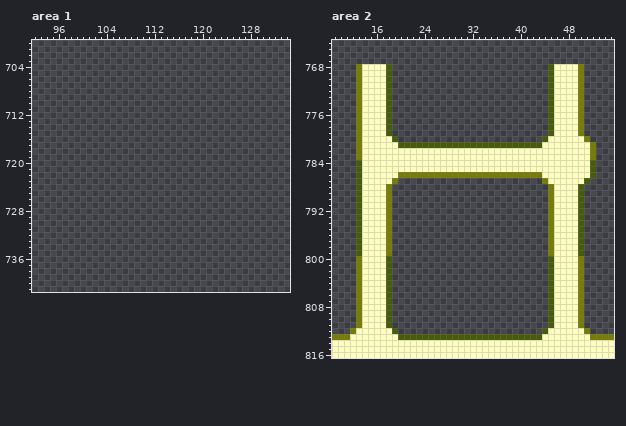
File history of a pixel-art file, Assets/Texture/SpriteAtlas.aseprite. That is the earlier state.
500x1000 pixels, 1 frame. Shown: area 1: x 92..134, y 700..741; area 2: x 9..55, y 764..816. The commit also changed other parts of the picture, which this record leaves out.
After the commit:
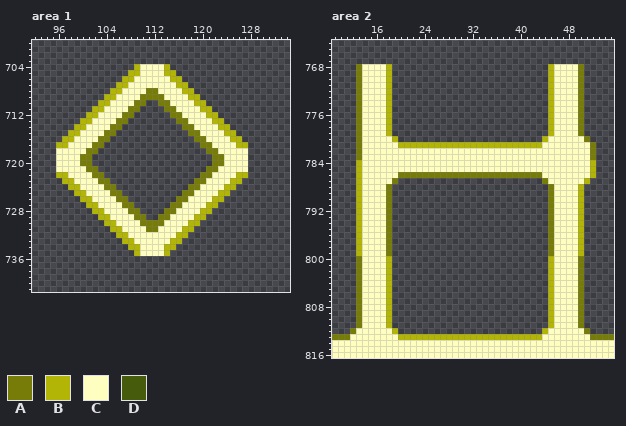
Palette (. is transparent): A #767c07  B #b2b506  C #fffec1  D #465b0c
Diff:
Changed rows in their new state; - is an unchanged pixel.
Area 1, layer "PowerCa":
first column x 96:
704 -------------BCCCCB-------------
705 ------------BBCCCCBB------------
706 -----------BBCCCCCCBB-----------
707 ----------BBCCCCCCCCBB----------
708 ---------BBCCCCAACCCCBB---------
709 --------BBCCCCAAAACCCCBB--------
710 -------BBCCCCAA--AACCCCBB-------
711 ------BBCCCCAA----AACCCCBB------
712 -----BBCCCCAA------AACCCCBB-----
713 ----BBCCCCAA--------AACCCCBB----
714 ---BBCCCCAA----------AACCCCBB---
715 --BBCCCCAA------------AACCCCBB--
716 -BBCCCCAA--------------AACCCCBB-
717 BBCCCCAA----------------AACCCCBB
718 CCCCCAA------------------AACCCCC
719 CCCCAA--------------------AACCCC
720 CCCCAA--------------------AACCCC
721 CCCCCAA------------------AACCCCC
722 BBCCCCAA----------------AACCCCBB
723 -BBCCCCAA--------------AACCCCBB-
724 --BBCCCCAA------------AACCCCBB--
725 ---BBCCCCAA----------AACCCCBB---
726 ----BBCCCCAA--------AACCCCBB----
727 -----BBCCCCAA------AACCCCBB-----
728 ------BBCCCCAA----AACCCCBB------
729 -------BBCCCCAA--AACCCCBB-------
730 --------BBCCCCAAAACCCCBB--------
731 ---------BBCCCCAACCCCBB---------
732 ----------BBCCCCCCCCBB----------
733 -----------BBCCCCCCBB-----------
734 ------------BBCCCCBB------------
735 -------------BCCCCB-------------
Area 2, layer "PowerCa":
first column x 13:
768 -----B--------------------------B-------
769 -----B--------------------------B-------
770 -----B--------------------------B-------
771 -----B--------------------------B-------
772 -----B--------------------------B-------
773 -----B--------------------------B-------
774 -----B--------------------------B-------
775 -----B--------------------------B-------
776 -----B--------------------------B-------
777 -----B--------------------------B-------
778 -----B--------------------------B-------
779 -----B--------------------------B-------
780 ------B------------------------B--------
781 -------BBBBBBBBBBBBBBBBBBBBBBBB---------
784 B--------------------------------------B
785 B--------------------------------------B
786 B--------------------------------------B
787 B-------------------------------------B-
788 B------------------------------------B--
789 B------------------------------------B--
790 B------------------------------------B--
791 B------------------------------------B--
792 B------------------------------------B--
793 B------------------------------------B--
794 B------------------------------------B--
795 B------------------------------------B--
796 B------------------------------------B--
797 B------------------------------------B--
798 B------------------------------------B--
799 B------------------------------------B--
800 -----B--------------------------B-------
801 -----B--------------------------B-------
802 -----B--------------------------B-------
803 -----B--------------------------B-------
804 -----B--------------------------B-------
805 -----B--------------------------B-------
806 -----B--------------------------B-------
807 -----B--------------------------B-------
808 -----B--------------------------B-------
809 -----B--------------------------B-------
810 -----B--------------------------B-------
811 -----B--------------------------B-------
812 ------B------------------------B--------
813 -------BBBBBBBBBBBBBBBBBBBBBBBB---------
Where, in picture pixels (left, top, right, bottom), the same in both pictures:
added: (56, 64, 248, 256)
changed: (386, 64, 554, 148)
changed: (356, 160, 362, 256)
changed: (386, 160, 596, 340)
